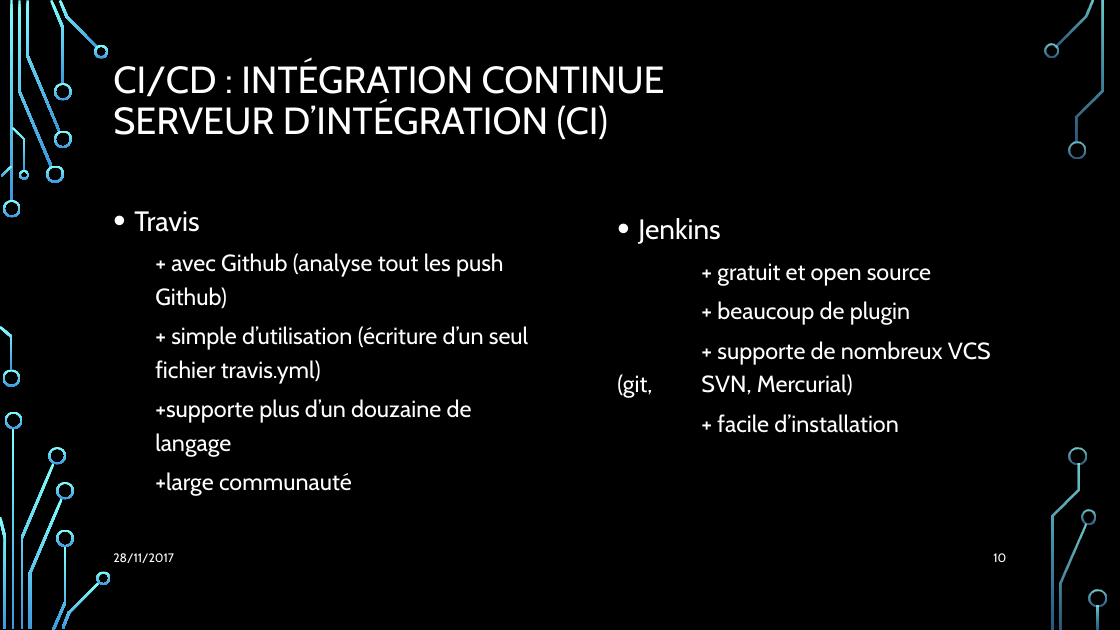
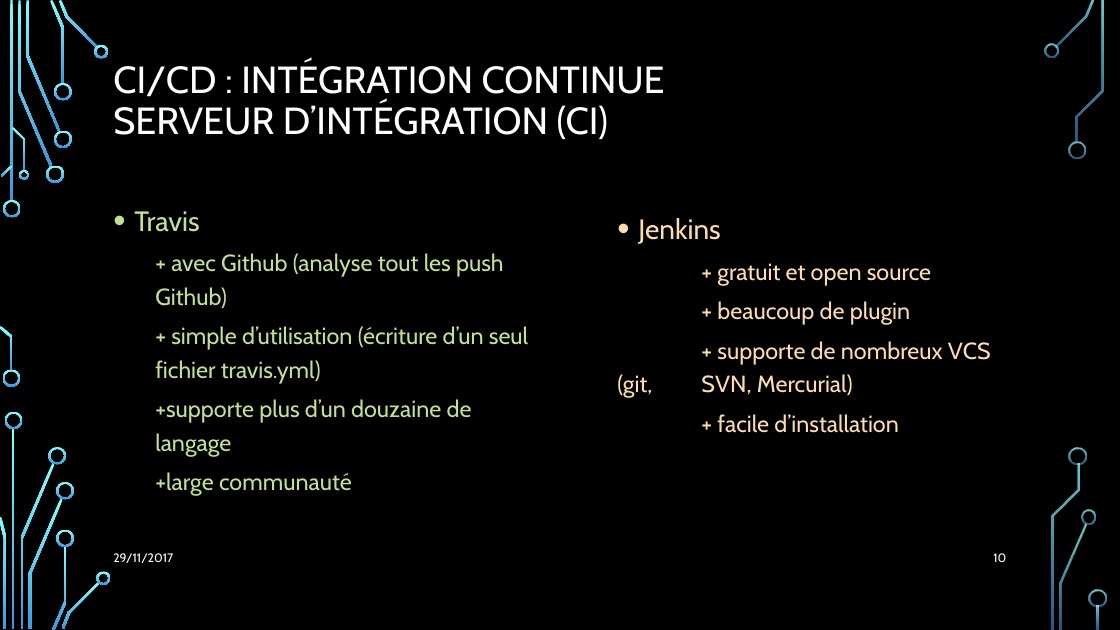
Before and after one commit to Julienbtn/cloud-project-equipe-7, a slide deck: slide 10 of Presentation Cloud.pptx. Drawn at 1120x630 pixels with LibreOffice and Linux fonts; fonts in the diff are those of the drawing; background and template pictures are left out. Boxes give left, top, right and bottom in pixels: in the first picture for what was removed or moved away, otherwise in the second. Text is boxed around its words. In the diff, an @@ line names an element or a change of style, - is before the commit and + after.

```diff
--- a/Presentation Cloud.pptx
+++ b/Presentation Cloud.pptx
@@ text "Travis" at [134,211,528,496]: text colour #FFFFFF to #C2E194 @@
@@ text "Jenkins" at [638,218,991,433]: text colour #FFFFFF to #FDDDB0 @@
@@ text at [113,553,173,563]: text changed @@
-28/11/2017
+29/11/2017
```
Also in this commit, not shown: 11 other slides changed.
